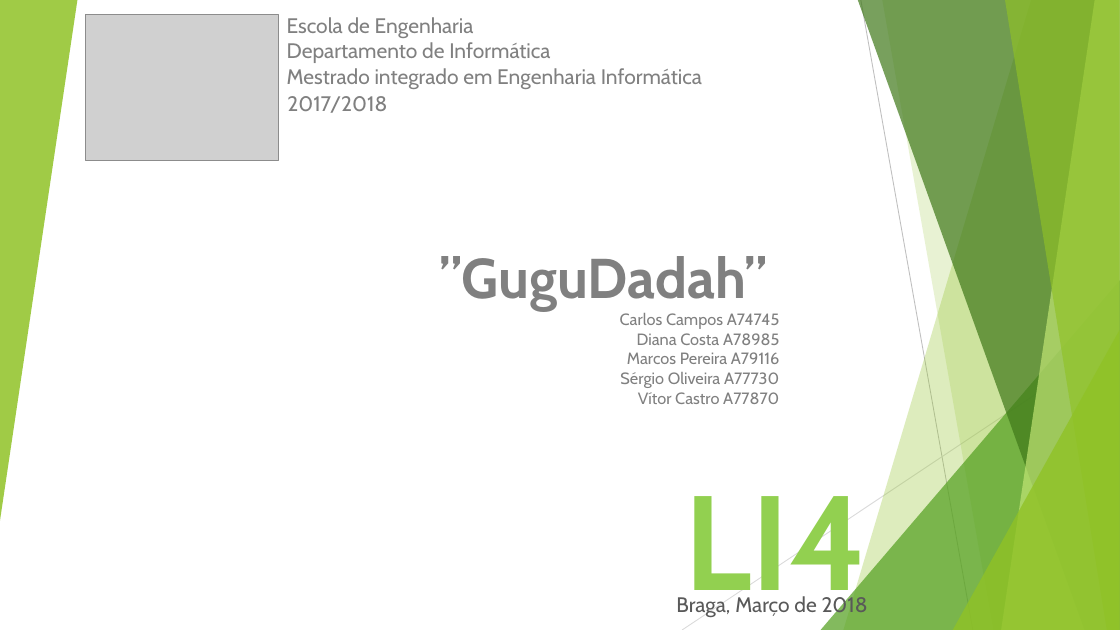
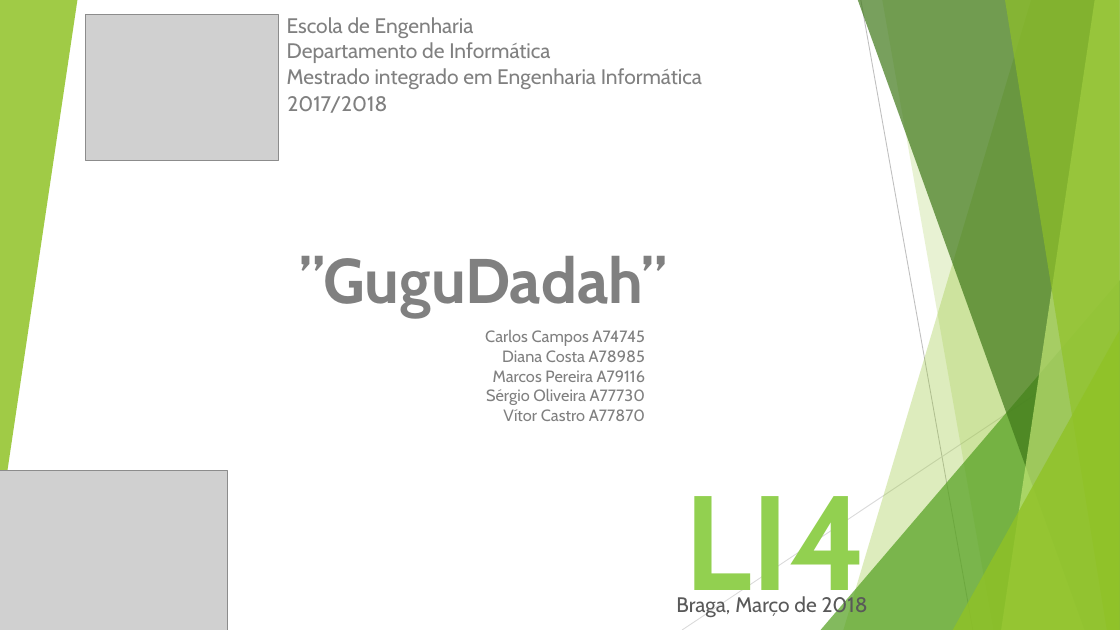
Before and after one commit to vitorjrc/babysitting-system, a slide deck: slide 13 of relatorio/LI4.pptx. Drawn at 1120x630 pixels with LibreOffice and Linux fonts; fonts in the diff are those of the drawing; grey boxes stand for pictures. Boxes give left, top, right and bottom in pixels: in the first picture for what was removed or moved away, otherwise in the second. Text is boxed around its words. In the diff, an @@ line names an element or a change of style, - is before the commit and + after.

```diff
--- a/relatorio/LI4.pptx
+++ b/relatorio/LI4.pptx
@@ text "”GuguDadah”": place and size @@
-text "”GuguDadah”" at bbox=[440, 256, 767, 310]
+text "”GuguDadah”" at bbox=[299, 256, 667, 318]
@@ text "”GuguDadah”" at bbox=[299, 256, 667, 318]: size 48 to 54 pt; alignment left to centre @@
@@ text "Carlos Campos A74745": place and size @@
-text "Carlos Campos A74745" at bbox=[620, 313, 780, 404]
+text "Carlos Campos A74745" at bbox=[485, 330, 645, 421]
@@ picture added at bbox=[0, 471, 228, 630] @@
```
Also in this commit, not shown: 7 other slides changed.
